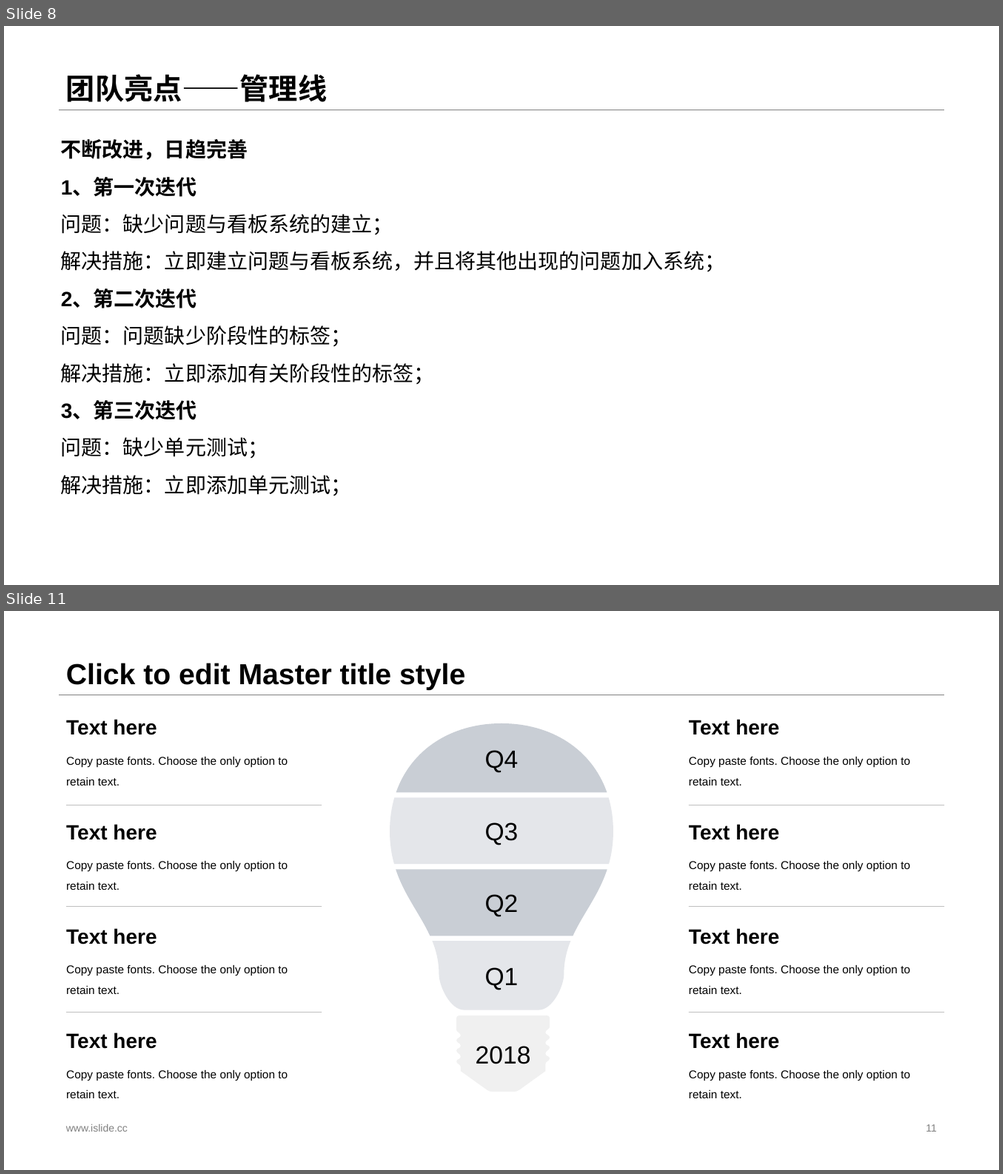
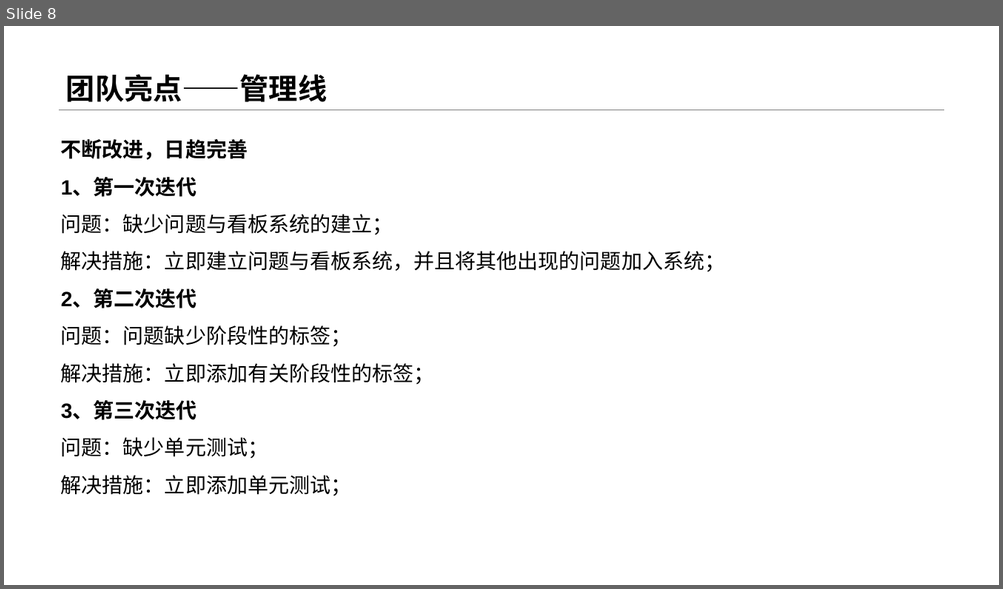
Before and after one commit to sebuaa2019/Team108, a slide deck: 申优答辩工作/申优答辩/Team108-申优答辩.pptx. Shown one above the other, each under a label of ours: slides 8 and 11 before the commit, slide 8 after it; the slides between them are not shown. The pictures are 1003x1174 and 1003x589 pixels, drawn with LibreOffice and Linux fonts; fonts in the diff are those of the drawing. Boxes give left, top, right and bottom in pixels: in the first picture for what was removed or moved away, otherwise in the second. Text is boxed around its words. In the diff, an @@ line names an element or a change of style, - is before the commit and + after.

```diff
--- a/申优答辩工作/申优答辩/Team108-申优答辩.pptx
+++ b/申优答辩工作/申优答辩/Team108-申优答辩.pptx
@@ slide 11 removed at (4,611,999,1170), background #FFFFFF; not listed: 1 template element that a slide beside it also shows @@
@@ title removed at (66,663,465,690) @@
-Click to edit Master title style
@@ group removed at (66,719,944,1099): 16 texts, 6 lines, 5 freeform shapes @@
-Copy paste fonts. Choose the only option to retain text.
-Text here
-Copy paste fonts. Choose the only option to retain text.
-Text here
-Copy paste fonts. Choose the only option to retain text.
-Text here
-Copy paste fonts. Choose the only option to retain text.
-Text here
-2018
-Q4
-Q3
-Q1
-Q2
-Copy paste fonts. Choose the only option to retain text.
-Text here
-Copy paste fonts. Choose the only option to retain text.
-Text here
-Copy paste fonts. Choose the only option to retain text.
-Text here
-Copy paste fonts. Choose the only option to retain text.
-Text here
@@ text removed at (66,1125,128,1132) @@
-www.islide.cc
@@ page number removed at (925,1125,936,1132) @@
-11
```
Also in this commit, not shown: 2 slides changed, 2 slides added, 32 other slides removed.
